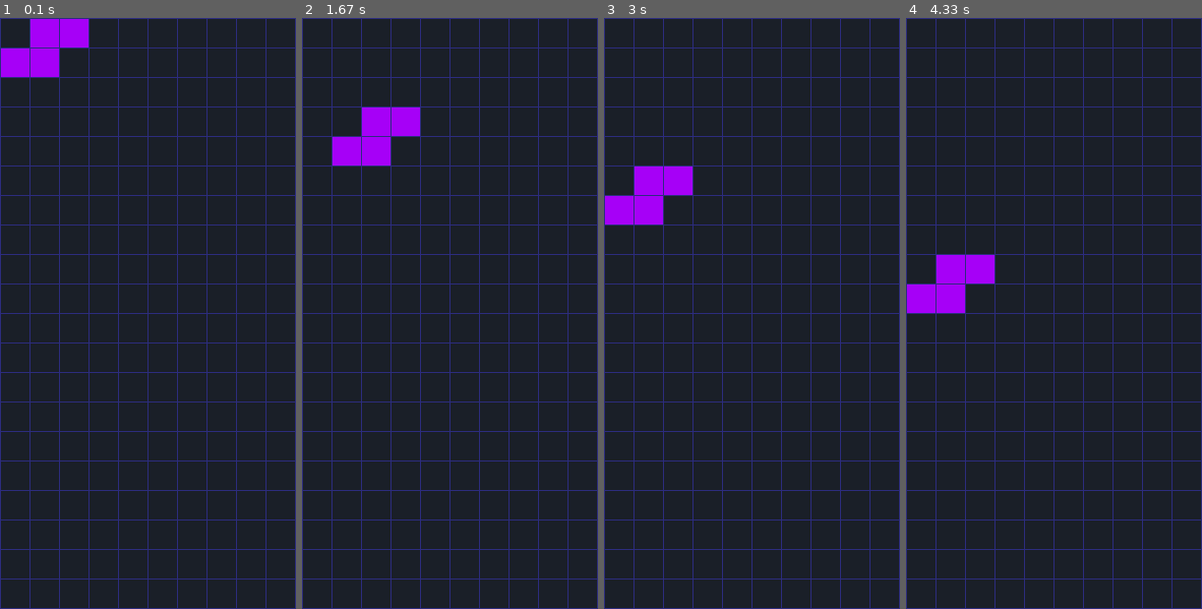
Above: before the commit, frames 1-4 (left to right).
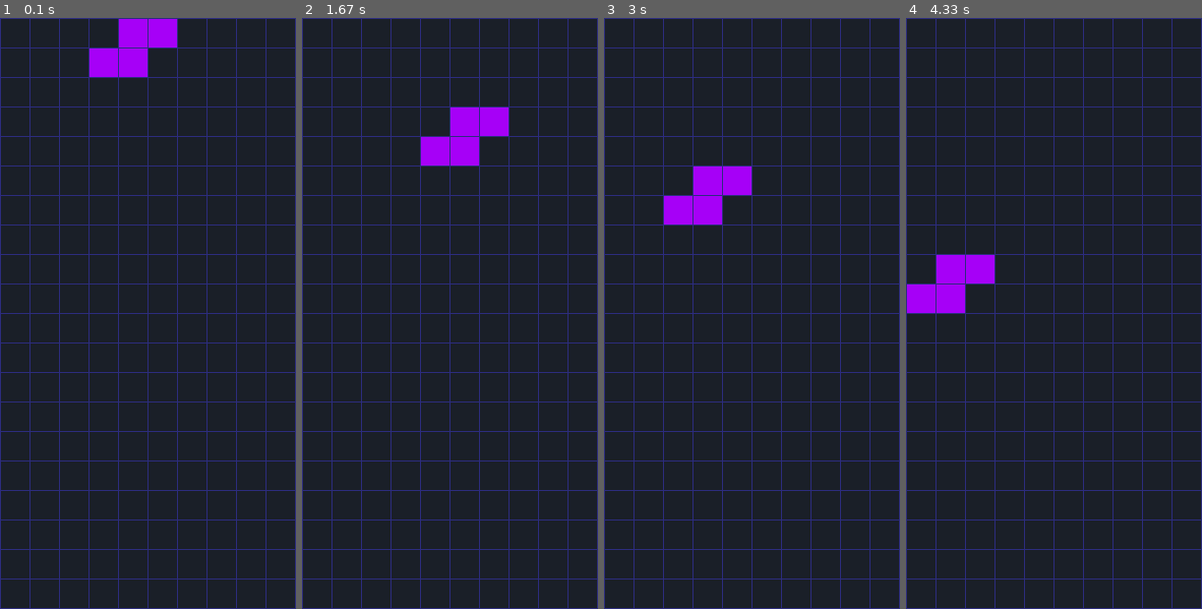
Above: after the commit, the same moments.

Repository: AleksGrig/tetris-pygame
Game: pygame game, started from main.py
The game is run twice, just before and just after one commit, with the same random seed, the same clock (stepped at 60 frames per second) and the same inputs.
Inputs:
- Up to frame 1 (0.1 s): no input
- Up to frame 2 (1.67 s): hold Right 0.33-0.8 s; hold Right 0.83-1.3 s; hold Left from 1.33 s (still down)
- Up to frame 3 (3 s): release Left at 1.87 s; hold Left 1.9-2.3 s; hold Left 2.33-2.8 s; hold Left from 2.83 s (still down)
- Up to frame 4 (4.33 s): release Left at 3.37 s; hold Left 3.4-3.8 s; hold Left 3.83-4.3 s

The runs differ from the first frame. In frame 1, 3.7% of the frame differs, in the area x 0-60%, y 0-10%; in frame 2, 3.7%; in frame 3, 3.7%; in frame 4, nothing differs.

Commit message:
collisions

Diff:
--- a/block.py
+++ b/block.py
@@ -10,12 +10,10 @@
         self.rotation_state = 0
         self.row_offset = 0
         self.column_offset = 0
+        self.move((0, 3))
 
-    def get_positions(self):
-        return [(cell[0]+self.row_offset, cell[1]+self.column_offset) for cell in self.cells[self.rotation_state]]
-
-    def get_positions_if_rotated(self):
-        return [(cell[0]+self.row_offset, cell[1]+self.column_offset) for cell in self.cells[(self.rotation_state+1) % 4]]
+    def get_positions(self, rotation=0):
+        return [(cell[0]+self.row_offset, cell[1]+self.column_offset) for cell in self.cells[(self.rotation_state+rotation) % 4]]
 
     def move(self, offset):
         self.row_offset += offset[0]
--- a/blocks.py
+++ b/blocks.py
@@ -32,6 +32,7 @@
             [(2, 0), (2, 1), (2, 2), (2, 3)],
             [(0, 1), (1, 1), (2, 1), (3, 1)],
         ]
+        self.move((-1, 0))
 
 
 class OBlock(Block):
@@ -43,6 +44,7 @@
             [(0, 0), (0, 1), (1, 0), (1, 1)],
             [(0, 0), (0, 1), (1, 0), (1, 1)],
         ]
+        self.move((0, 1))
 
 
 class SBlock(Block):
--- a/game.py
+++ b/game.py
@@ -8,18 +8,29 @@
         self.grid = Grid()
         self.blocks = []
         self.current_block = self.get_random_block()
+        self.next_block = self.get_random_block()
 
     def draw(self, screen):
         self.grid.draw(screen)
         self.current_block.draw(screen)
 
     def move(self, offset):
-        if self.grid.is_inside(self.current_block.get_positions(), offset):
+        if self.grid.no_collision(self.current_block, offset=offset):
             self.current_block.move(offset)
+        else:
+            if offset[0] > 0:
+                self.lock_block()
 
     def rotate(self):
-        if self.grid.is_inside(self.current_block.get_positions_if_rotated(), (0, 0)):
+        if self.grid.no_collision(self.current_block, rotation=1):
             self.current_block.rotate()
+
+    def lock_block(self):
+        positions = self.current_block.get_positions()
+        for position in positions:
+            self.grid.grid[position[0]][position[1]] = self.current_block.id
+        self.current_block = self.next_block
+        self.next_block = self.get_random_block()
 
     def get_random_block(self):
         if not self.blocks:
--- a/grid.py
+++ b/grid.py
@@ -10,12 +10,14 @@
         self.grid = [[0 for i in range(self.num_cols)]
                      for j in range(self.num_rows)]
 
-    def is_inside(self, positions, offset):
+    def no_collision(self, block, offset=(0, 0), rotation=0):
+        positions = block.get_positions(rotation=rotation)
         for position in positions:
-            if ((position[0]+offset[0] < 0) or
-                (position[0]+offset[0] >= self.num_rows) or
-                (position[1]+offset[1] < 0) or
-                    (position[1]+offset[1] >= self.num_cols)):
+            row = position[0]+offset[0]
+            column = position[1]+offset[1]
+            if ((row < 0) or (row >= self.num_rows) or
+                (column < 0) or (column >= self.num_cols) or
+                    self.grid[row][column]):
                 return False
         return True
 
